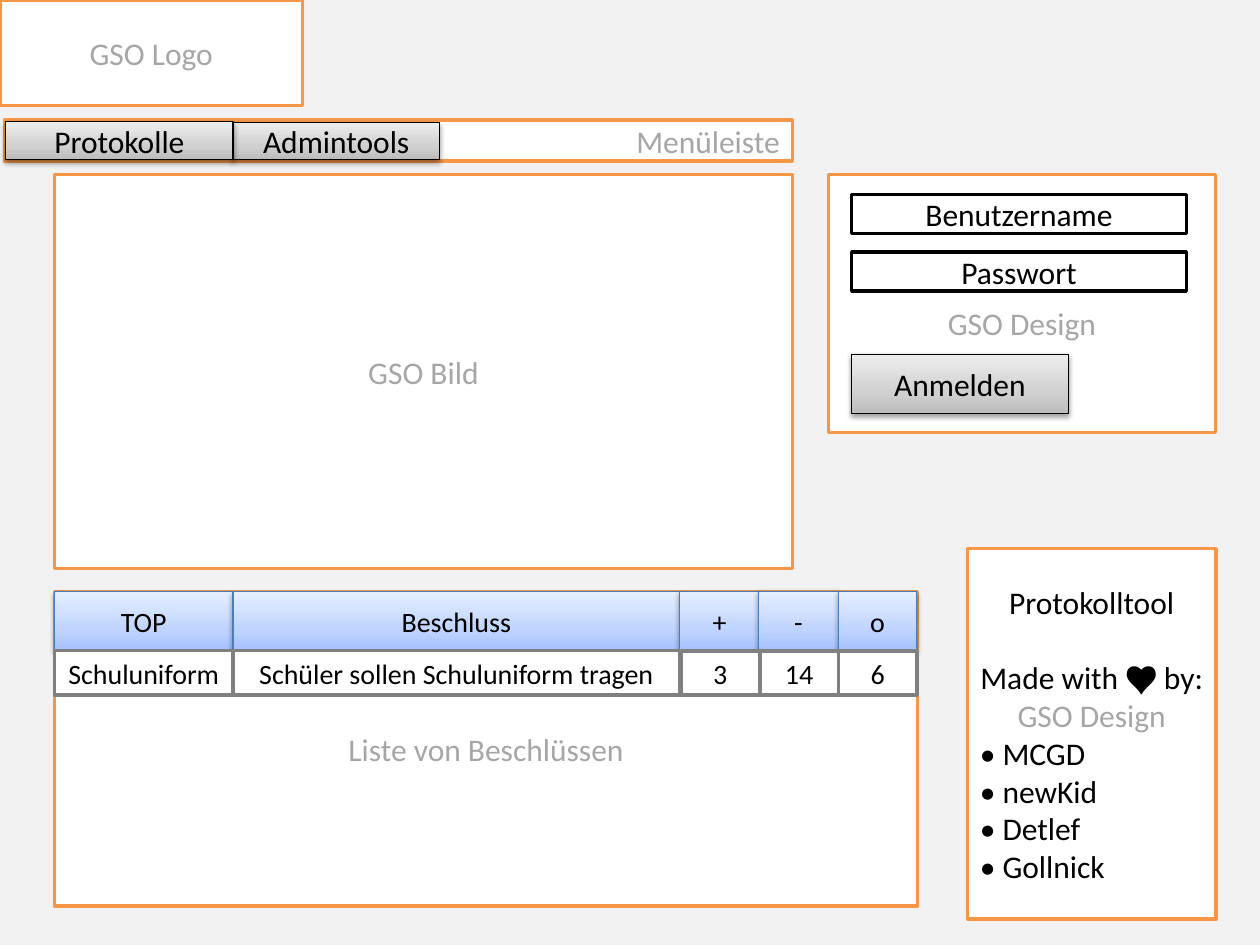
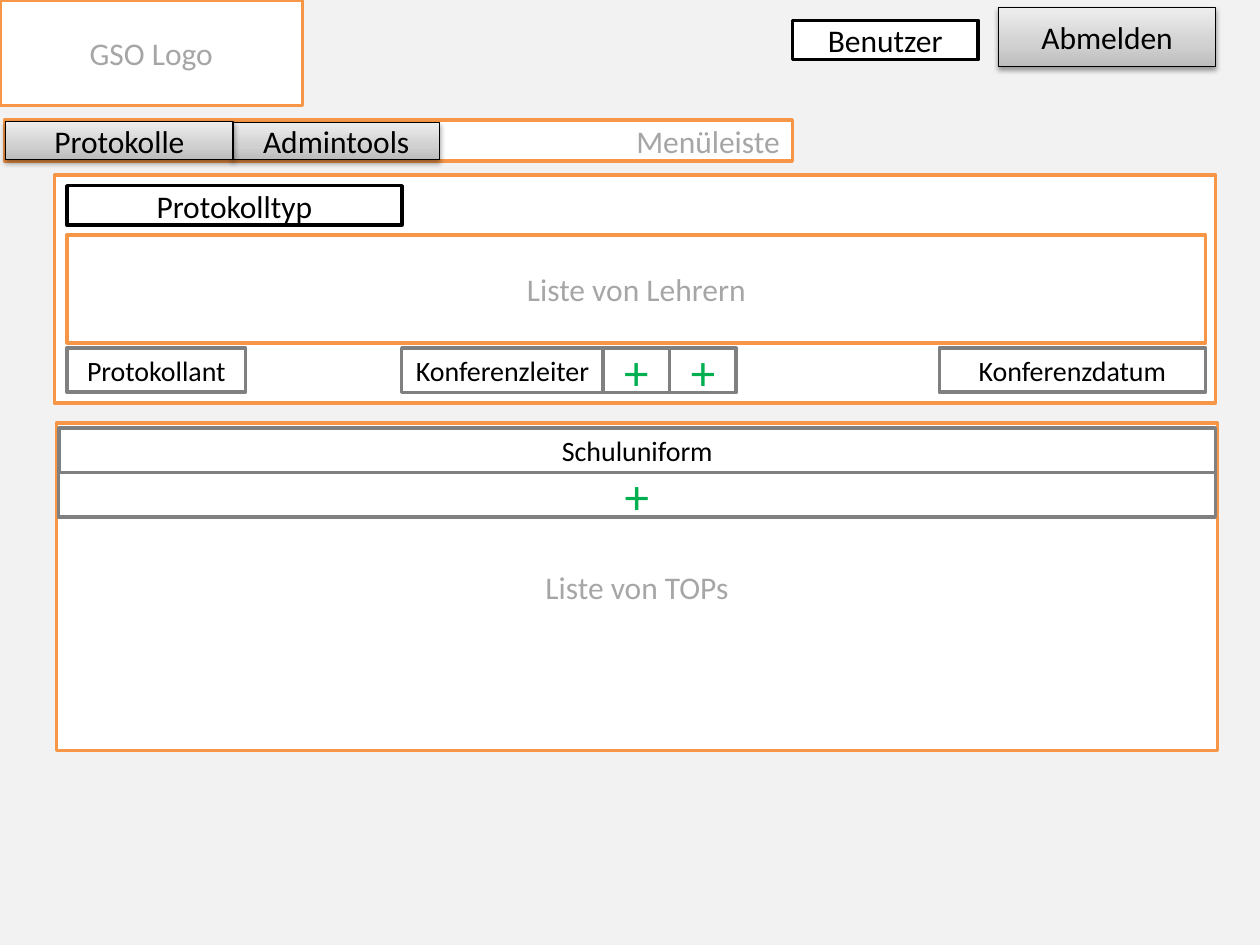
Before and after one commit to Dusty0071/OberstufenProjekt, a slide deck: slide 2 of Dokumentation + Diagramme etc/PaperPrototyp.pptx. Drawn at 1260x945 pixels with LibreOffice and Linux fonts; fonts in the diff are those of the drawing. Boxes give left, top, right and bottom in pixels: in the first picture for what was removed or moved away, otherwise in the second. Text is boxed around its words. In the diff, an @@ line names an element or a change of style, - is before the commit and + after.

```diff
--- a/Dokumentation + Diagramme etc/PaperPrototyp.pptx
+++ b/Dokumentation + Diagramme etc/PaperPrototyp.pptx
@@ rectangle added at box(793, 20, 979, 59), fill #FFFFFF, outline #000000 2 pt, 18 pt, text #000000 @@
+Benutzer
@@ rectangle added at box(999, 8, 1216, 67), fill gradient #BDBDBD to #D1D1D1 to #EEEEEE, outline #000000 0.75 pt, 18 pt, text #000000 @@
+Abmelden
@@ rectangle removed at box(54, 175, 793, 570) @@
-GSO Bild
@@ rectangle added at box(54, 175, 1215, 403), fill #FFFFFF, outline #F79646 2 pt @@
@@ rectangle removed at box(828, 175, 1215, 433) @@
-GSO Design
@@ rectangle added at box(67, 185, 402, 224), fill #FFFFFF, outline #000000 2 pt, 18 pt, text #000000 @@
+Protokolltyp
@@ rectangle removed at box(852, 194, 1187, 233) @@
-Benutzername
@@ rectangle added at box(67, 234, 1205, 343), fill #FFFFFF, outline #F79646 2 pt, 18 pt, text #A6A6A6 @@
+Liste von Lehrern
@@ rectangle removed at box(852, 252, 1187, 291) @@
-Passwort
@@ rectangle added at box(67, 348, 246, 392), fill #FFFFFF, outline #808080 2 pt, 16 pt, text #000000 @@
+Protokollant
@@ rectangle added at box(402, 348, 604, 392), fill #FFFFFF, outline #808080 2 pt, 16 pt, text #000000 @@
+Konferenzleiter
@@ rectangle added at box(604, 348, 670, 392), fill #FFFFFF, outline #808080 2 pt, 28 pt, text #00B050 @@
++
@@ rectangle added at box(669, 348, 736, 392), fill #FFFFFF, outline #808080 2 pt, 28 pt, text #00B050 @@
++
@@ rectangle removed at box(852, 354, 1068, 413) @@
-Anmelden
@@ rectangle added at box(939, 348, 1205, 392), fill #FFFFFF, outline #808080 2 pt, 16 pt, text #000000 @@
+Konferenzdatum
@@ rectangle "Liste von TOPs": place and size @@
-rectangle "Liste von TOPs" at box(54, 591, 917, 906)
+rectangle "Liste von TOPs" at box(57, 423, 1217, 751)
@@ rectangle "Schuluniform": place and size @@
-rectangle "Schuluniform" at box(54, 650, 233, 694)
+rectangle "Schuluniform" at box(59, 428, 1216, 472)
@@ rectangle added at box(58, 472, 1215, 517), fill #FFFFFF, outline #808080 2 pt, 28 pt, text #00B050 @@
++
@@ rectangle removed at box(968, 549, 1216, 920) @@
-Protokolltool
-Made with ♥ by:
-GSO Design
-• MCGD
-• newKid
-• Detlef
-• Gollnick
@@ rectangle removed at box(54, 591, 233, 650) @@
-TOP
@@ rectangle removed at box(233, 591, 679, 650) @@
-Beschluss
@@ text in rectangle at box(545, 577, 728, 599): text changed @@
-Liste von Beschlüssen
+Liste von TOPs
@@ rectangle removed at box(679, 591, 759, 650) @@
-+
@@ rectangle removed at box(759, 591, 838, 650) @@
--
@@ rectangle removed at box(838, 591, 916, 650) @@
-o
@@ rectangle removed at box(233, 650, 679, 694) @@
-Schüler sollen Schuluniform tragen
@@ rectangle removed at box(680, 651, 759, 696) @@
-3
@@ rectangle removed at box(760, 651, 838, 696) @@
-14
@@ rectangle removed at box(838, 651, 916, 696) @@
-6
```
